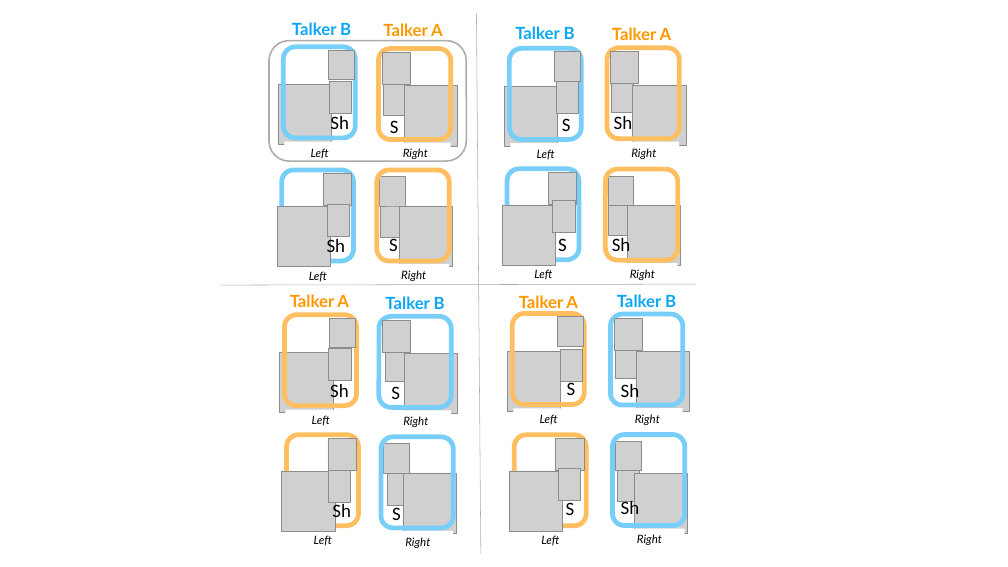
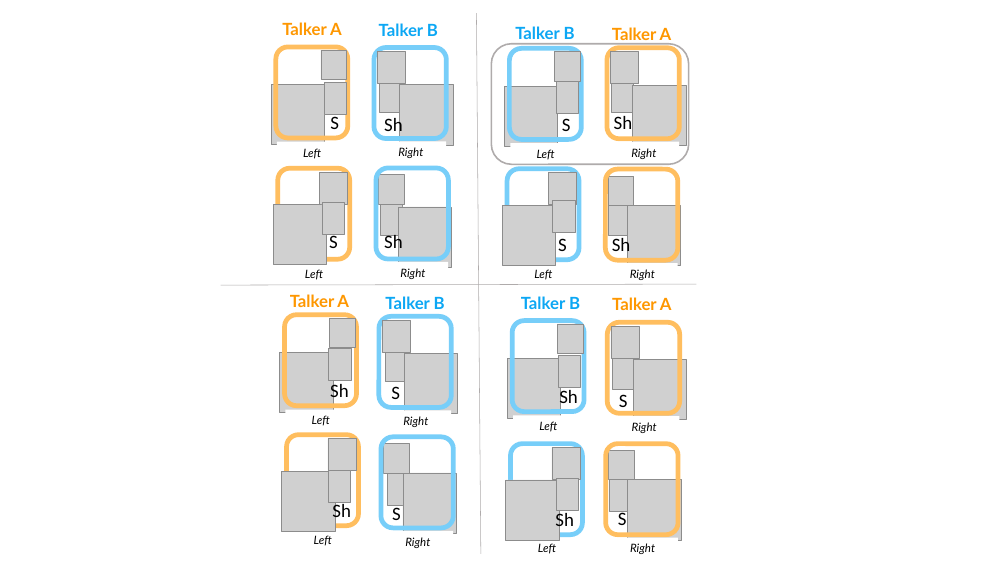
Before and after one commit to Magnolia-S/SI.SP, a slide deck: slide 2 of Writeups/Design Figures.pptx. Drawn at 1008x567 pixels with LibreOffice and Linux fonts; fonts in the diff are those of the drawing; grey boxes stand for pictures. Boxes give left, top, right and bottom in pixels: in the first picture for what was removed or moved away, otherwise in the second. Text is boxed around its words. In the diff, an @@ line names an element or a change of style, - is before the commit and + after.

```diff
--- a/Writeups/Design Figures.pptx
+++ b/Writeups/Design Figures.pptx
@@ text "Talker A" rewrapped from [519,295,578,312] to [282,22,342,35] @@
@@ text "Talker B": place and size @@
-text "Talker B" at [617,294,676,307]
+text "Talker B" at [379,23,438,36]
@@ rounded rectangle: place and size @@
-rounded rectangle at [269,41,467,162]
+rounded rectangle at [492,44,689,165]
@@ picture: place and size @@
-picture at [330,82,352,113]
+picture at [324,83,346,115]
@@ picture: place and size @@
-picture at [384,84,406,116]
+picture at [380,80,402,112]
@@ 8 pictures, 4 rectangles, 4 texts, 4 rounded rectangles: place and size @@
-8 pictures, 4 rectangles, 4 texts, 4 rounded rectangles at [507,314,690,550]
+8 pictures, 4 rectangles, 4 texts, 4 rounded rectangles at [271,47,453,283]
@@ picture: place and size @@
-picture at [327,205,349,237]
+picture at [322,203,344,234]
@@ picture: place and size @@
-picture at [560,349,582,381]
+picture at [559,355,581,387]
@@ picture added at [613,358,634,389] @@
@@ picture removed at [616,346,638,378] @@
@@ 8 pictures, 6 texts, 4 rounded rectangles, 3 rectangles: place and size @@
-8 pictures, 6 texts, 4 rounded rectangles, 3 rectangles at [277,22,457,284]
+8 pictures, 6 texts, 4 rounded rectangles, 3 rectangles at [506,296,686,557]
@@ picture added at [557,479,578,510] @@
@@ picture removed at [559,469,581,501] @@
@@ picture added at [609,479,631,511] @@
@@ picture removed at [617,470,639,501] @@
@@ rectangle "Left": place and size @@
-rectangle "Left" at [283,265,353,284]
+rectangle "Left" at [512,537,582,557]
```
Also in this commit, not shown: 1 other slide changed, 18 other files.
